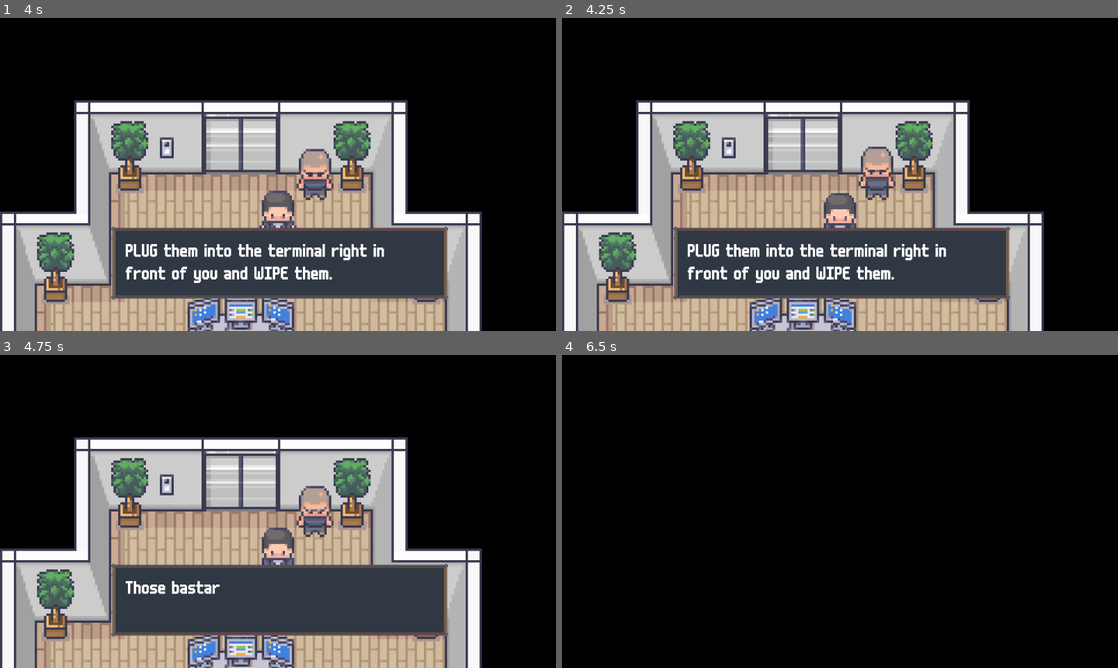
Above: before the commit, frames 1-4 (two rows, left to right).
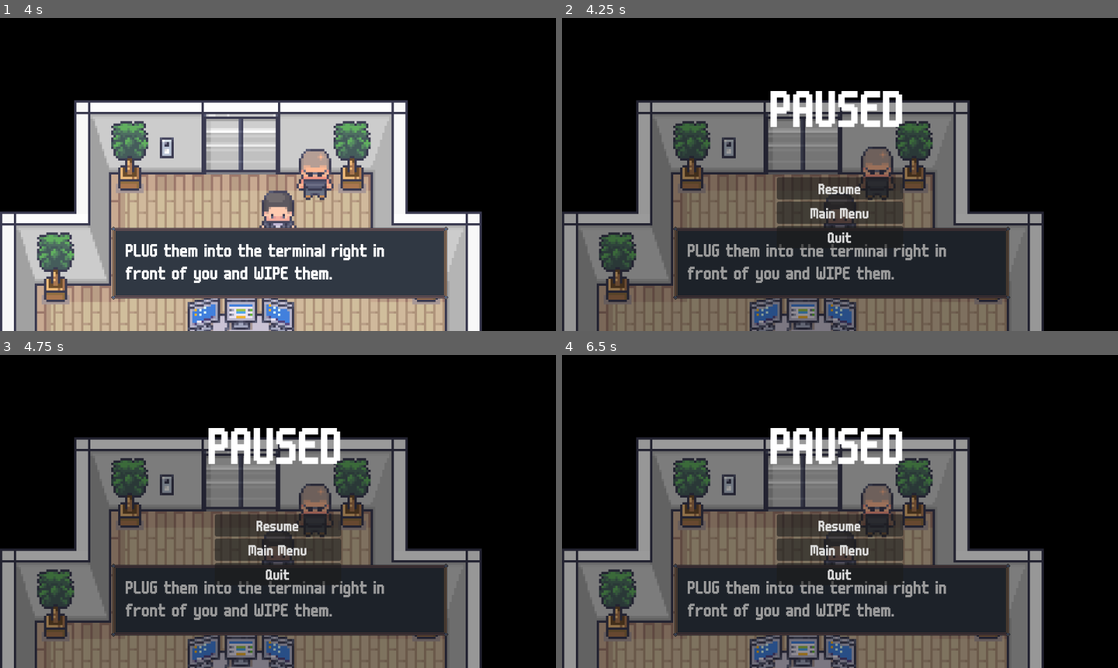
Above: after the commit, the same moments.

Repository: CISC204-S26/hw4-mrcheng-nabilmou
Game: Godot game, scene res://SCENES/OFFICIAL_MAP/PanicRoom.tscn
Same seed, same stepped clock (60 frames per second), same inputs: the game is played once before the commit and once after it. This scene is started directly instead of the project's main scene. Sound files missing from this copy of the repository are replaced by a short silence.
Inputs:
- Up to frame 1 (4 s): hold D (Right) 0.53-1.28 s; tap E (Interact) every 0.75 s from 0.6 to 3.6 s; hold S (Down) 1.28-2.03 s; hold D (Right) 2.03-2.78 s; hold W (Up) 2.78-3.53 s; hold A (Left) from 3.53 s (still down)
- Up to frame 2 (4.25 s): keep holding A (Left); tap Escape (Pause) at 4.15 s
- Up to frame 3 (4.75 s): keep holding A (Left); tap E (Interact) at 4.35 s
- Up to frame 4 (6.5 s): release A (Left) at 5.03 s; hold S (Down) 5.03-5.78 s; tap E (Interact) at 5.1, 5.85 s; hold D (Right) from 5.78 s (still down)

Frame 1 is identical in both runs. In frame 2, 54% of the frame differs, in the area x 0-87%, y 23-100%; in frame 3, 54%; in frame 4, 55%.

Commit message:
ok i think im done now i promise

Diff:
--- a/cisc-204-pair-project/SCENES/OFFICIAL_MAP/Laboratory.tscn
+++ b/cisc-204-pair-project/SCENES/OFFICIAL_MAP/Laboratory.tscn
@@ -3,6 +3,7 @@
 [ext_resource type="Script" uid="uid://cnc3vmith3my0" path="res://SCRIPTS/spawn_controller.gd" id="1_ech24"]
 [ext_resource type="PackedScene" uid="uid://cdns3eu3ubyc2" path="res://SCENES/ROOM_LAYOUTS/LabRoom.tscn" id="1_f8tem"]
 [ext_resource type="PackedScene" uid="uid://dsx84d3v50a1" path="res://SCENES/UI_SCREENS/Dialogue.tscn" id="2_518ot"]
+[ext_resource type="PackedScene" uid="uid://cdl7ari6gsl1k" path="res://SCENES/UI_SCREENS/PauseMenu.tscn" id="2_j8khn"]
 [ext_resource type="PackedScene" uid="uid://chnltqg4pb04r" path="res://SCENES/INTERACTABLES/HallSceneChanger.tscn" id="2_jk24a"]
 [ext_resource type="PackedScene" uid="uid://bn67onos3vkvd" path="res://SCENES/PLAYER/Player.tscn" id="3_mwb88"]
 [ext_resource type="PackedScene" uid="uid://dllation0new5" path="res://SCENES/INTERACTABLES/NPC.tscn" id="5_8f1ok"]
@@ -15,6 +16,9 @@
 
 [node name="Laboratory" type="Node2D" unique_id=1344493545]
 script = ExtResource("1_ech24")
+
+[node name="PauseMenu" parent="." unique_id=753689908 instance=ExtResource("2_j8khn")]
+visible = false
 
 [node name="Dialogue" parent="." unique_id=292361673 instance=ExtResource("2_518ot")]
 
--- a/cisc-204-pair-project/SCENES/OFFICIAL_MAP/Office.tscn
+++ b/cisc-204-pair-project/SCENES/OFFICIAL_MAP/Office.tscn
@@ -3,6 +3,7 @@
 [ext_resource type="Script" uid="uid://cnc3vmith3my0" path="res://SCRIPTS/spawn_controller.gd" id="1_arjom"]
 [ext_resource type="PackedScene" uid="uid://dsx84d3v50a1" path="res://SCENES/UI_SCREENS/Dialogue.tscn" id="1_gpjrv"]
 [ext_resource type="PackedScene" uid="uid://c3cmaqjf63taa" path="res://SCENES/ROOM_LAYOUTS/OfficeRoom.tscn" id="2_arjom"]
+[ext_resource type="PackedScene" uid="uid://cdl7ari6gsl1k" path="res://SCENES/UI_SCREENS/PauseMenu.tscn" id="2_mg8ry"]
 [ext_resource type="PackedScene" uid="uid://op6b3eew8oca" path="res://SCENES/INTERACTABLES/Note.tscn" id="3_mg8ry"]
 [ext_resource type="PackedScene" uid="uid://bk8qbs7k6m5te" path="res://SCENES/INTERACTABLES/Key.tscn" id="4_ik3c6"]
 [ext_resource type="PackedScene" uid="uid://cbi68oekbamj5" path="res://SCENES/INTERACTABLES/Door.tscn" id="5_le2wk"]
@@ -14,6 +15,9 @@
 
 [node name="Office" type="Node2D" unique_id=1522631063]
 script = ExtResource("1_arjom")
+
+[node name="PauseMenu" parent="." unique_id=753689908 instance=ExtResource("2_mg8ry")]
+visible = false
 
 [node name="Dialogue" parent="." unique_id=292361673 instance=ExtResource("1_gpjrv")]
 
--- a/cisc-204-pair-project/SCENES/OFFICIAL_MAP/PanicRoom.tscn
+++ b/cisc-204-pair-project/SCENES/OFFICIAL_MAP/PanicRoom.tscn
@@ -11,6 +11,7 @@
 [ext_resource type="AudioStream" uid="uid://c5dfyyl2a3w5l" path="res://ASSETS/AUDIO/INTERACTABLE/DoorKnock.wav" id="9_8yhh3"]
 [ext_resource type="AudioStream" uid="uid://cnyci5kc40f4" path="res://ASSETS/AUDIO/MAINMENU/menu_music.wav" id="9_cfw73"]
 [ext_resource type="PackedScene" uid="uid://8lopylei0vpq" path="res://SCENES/UI_SCREENS/EndingTitleScreen.tscn" id="11_8yhh3"]
+[ext_resource type="PackedScene" uid="uid://cdl7ari6gsl1k" path="res://SCENES/UI_SCREENS/PauseMenu.tscn" id="12_k53bc"]
 
 [node name="PanicRoom" type="Node2D" unique_id=65600963]
 script = ExtResource("1_8au8j")
@@ -39,3 +40,6 @@
 is_ending_computer = true
 ending_sounds = Array[AudioStream]([ExtResource("8_37n41"), ExtResource("9_8yhh3"), ExtResource("9_cfw73")])
 ending_title_screen = ExtResource("11_8yhh3")
+
+[node name="PauseMenu" parent="." unique_id=753689908 instance=ExtResource("12_k53bc")]
+visible = false
